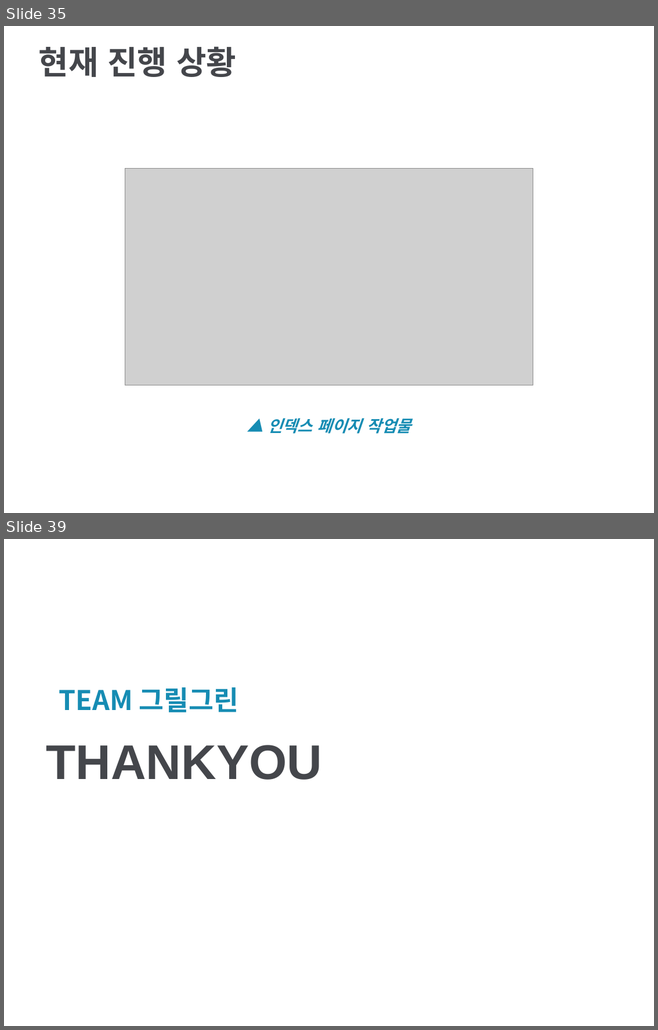
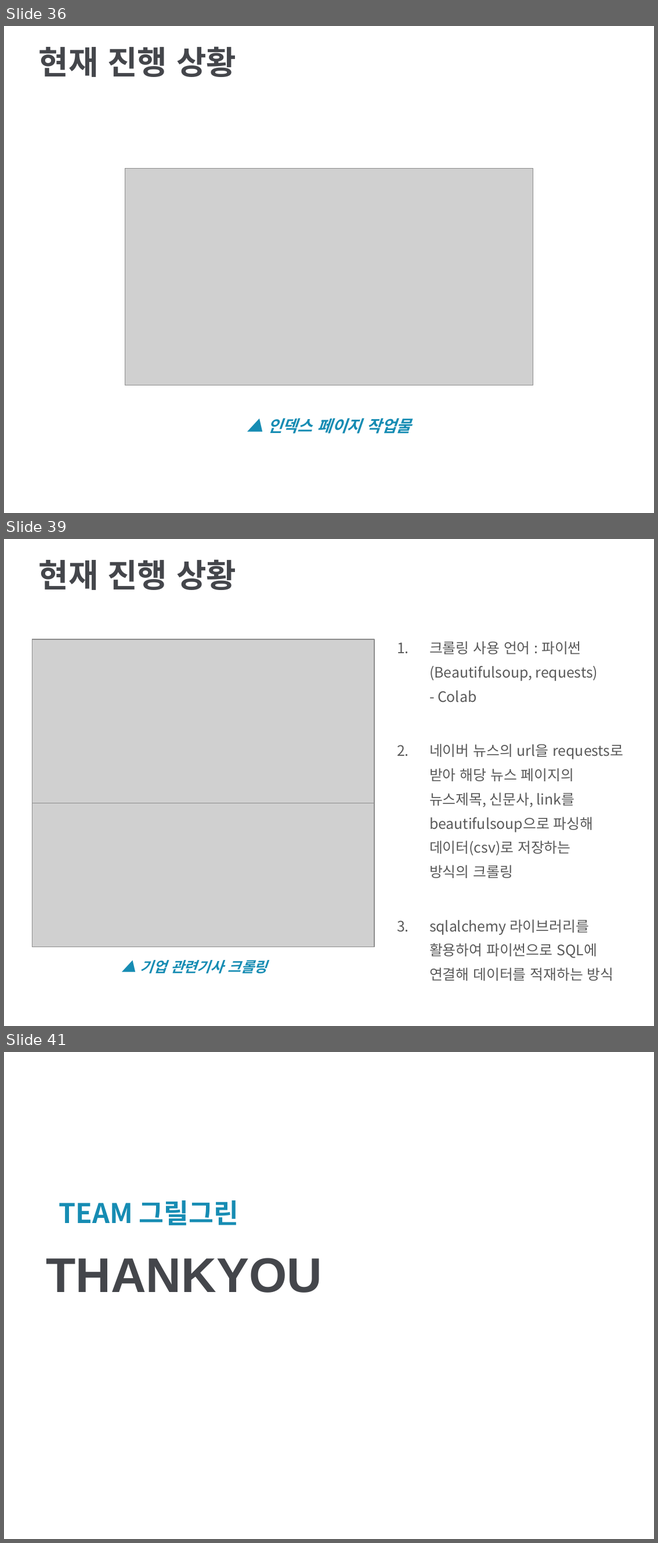
Before and after one commit to DrawGreen2021/Presentation, a slide deck: 팀 그릴그린 중간발표(사업계획서).pptx. Shown one above the other, each under a label of ours: slides 35 and 39 before the commit, slides 36, 39 and 41 after it; the slides between them are not shown. The pictures are 658x1030 and 658x1543 pixels, drawn with LibreOffice and Linux fonts; fonts in the diff are those of the drawing; grey boxes stand for pictures; background and template pictures are left out. Boxes give left, top, right and bottom in pixels: in the first picture for what was removed or moved away, otherwise in the second. Text is boxed around its words. In the diff, an @@ line names an element or a change of style, - is before the commit and + after.

```diff
--- a/팀 그릴그린 중간발표(사업계획서).pptx
+++ b/팀 그릴그린 중간발표(사업계획서).pptx
@@ slide 39 added at box(4, 539, 654, 1026), background picture (left out) @@
@@ title added at box(39, 559, 236, 590), 36 pt, text #44464B, bold @@
+현재 진행 상황
@@ picture added at box(32, 640, 373, 803) @@
@@ text added at box(429, 641, 623, 981), 16 pt, text #595959 @@
+1. 크롤링 사용 언어 : 파이썬(Beautifulsoup, requests)
+   - Colab
+2. 네이버 뉴스의 url을 requests로 받아 해당 뉴스 페이지의
+   뉴스제목, 신문사, link를 beautifulsoup으로 파싱해
+   데이터(csv)로 저장하는
+   방식의 크롤링
+3. sqlalchemy 라이브러리를 활용하여 파이썬으로 SQL에 연결해 데이터를 적재하는 방식
@@ picture added at box(32, 803, 373, 947) @@
@@ text added at box(140, 960, 267, 974), 16 pt, text #168CB3, bold, italic @@
+▲ 기업 관련기사 크롤링
@@ what was slide 35 is now slide 36 @@
@@ what was slide 39 is now slide 41 @@
```
Also in this commit, not shown: 10 slides changed, 3 other slides added, 2 slides removed, 2 other files.
